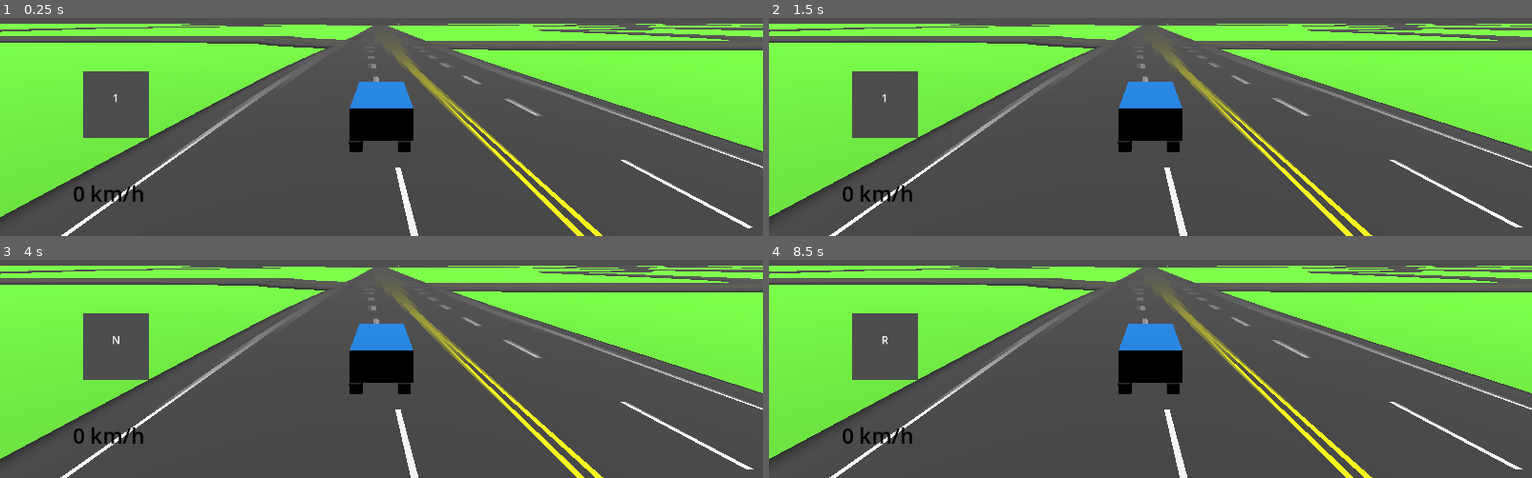
Above: before the commit, frames 1-4 (two rows, left to right).
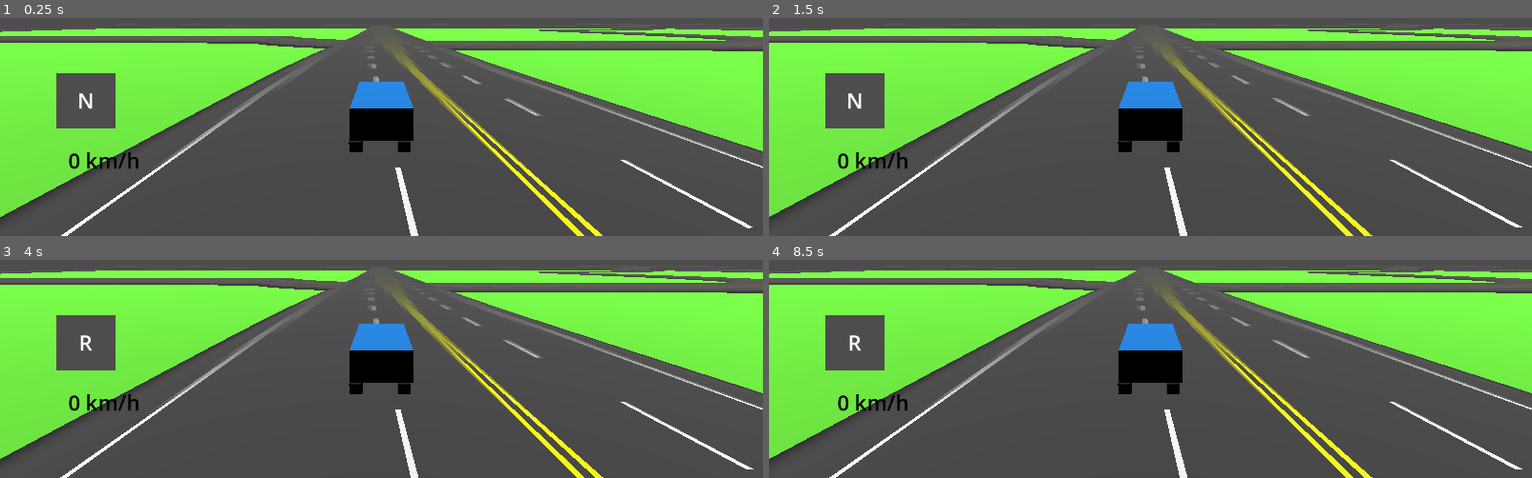
Above: after the commit, the same moments.

Repository: rabu-dev/racingcar
Game: Godot game, scene res://escena/escenas de pruebas.tscn
Two runs of this game, one before a commit and one after it. Both use one fixed random seed, a clock stepped at 60 frames per second and the inputs below.
Inputs (mouse positions are in pixels of both pictures, inside the frame that each line leads up to):
- Up to frame 1 (0.25 s): no input
- Up to frame 2 (1.5 s): tap Enter at 0.5 s; move the mouse to (outside the picture) at 0.52 s; hold Right (ui_right) 0.53-1.25 s; tap E at 0.6 s; click (outside the picture) at 0.67 s; tap Q at 0.8 s; tap Space at 1.25 s; drag from (997, 44) to (1112, 107) at 1.27 s
- Up to frame 3 (4 s): tap Enter at 2, 3.5 s; move the mouse to (outside the picture) at 2.02 s; hold Right (ui_right) 2.03-2.75 s; tap E at 2.1 s; click (outside the picture) at 2.17 s; tap Q at 2.3, 3.8 s; tap Space at 2.75 s; drag from (343, 349) to (outside the picture) at 2.77 s; move the mouse to (610, 327) at 3.52 s; hold Left (ui_left) from 3.53 s (still down); hold Shift from 3.53 s (still down); click (610, 327) at 3.67 s
- Up to frame 4 (8.5 s): release Left (ui_left) at 4.25 s; release Shift at 4.25 s; tap Space at 4.25 s; drag from (outside the picture) to (outside the picture) at 4.27 s; move the mouse to (1188, 264) at 5.02 s; hold Down (ui_down) 5.03-5.75 s; tap E at 5.1, 6.6 s; click (1188, 264) at 5.17 s; tap Q at 5.3, 6.8, 8.3 s; drag from (outside the picture) to (997, 286) at 5.77 s; move the mouse to (outside the picture) at 6.52 s; hold Up (ui_up) 6.53-7.25 s; click (outside the picture) at 6.67 s; drag from (997, 286) to (1112, 349) at 7.27 s; move the mouse to (outside the picture) at 8.02 s; hold Down (ui_down) from 8.03 s (still down); hold Shift from 8.03 s (still down); click (outside the picture) at 8.17 s

The runs differ from the first frame. In frame 1, 4.5% of the frame differs, in the area x 0-100%, y 2-85%; in frame 2, 4.5%; in frame 3, 4.5%; in frame 4, 4.5%.

Commit message:
version 0.0.0.3

Diff:
--- a/escena/escenas de pruebas.tscn
+++ b/escena/escenas de pruebas.tscn
@@ -17,6 +17,9 @@
 
 [sub_resource type="ViewportTexture" id="ViewportTexture_g5en1"]
 viewport_path = NodePath("TextureRect/SubViewport")
+
+[sub_resource type="LabelSettings" id="LabelSettings_t7r8i"]
+font_size = 32
 
 [sub_resource type="PhysicsMaterial" id="PhysicsMaterial_ulaj6"]
 
@@ -47,34 +50,43 @@
 transform = Transform3D(1, 0, 0, 0, 0.081694975, 0.99665743, 0, -0.99665743, 0.081694975, 0, 9.3780365, 0)
 
 [node name="Medirvelocidad" type="Label" parent="." unique_id=730000616]
-offset_left = 74.0
-offset_top = 545.0
-offset_right = 255.0
-offset_bottom = 622.0
+offset_left = 67.0
+offset_top = 495.0
+offset_right = 248.0
+offset_bottom = 572.0
 label_settings = SubResource("LabelSettings_t74bq")
 horizontal_alignment = 1
 vertical_alignment = 1
+metadata/_edit_use_anchors_ = true
 
 [node name="TextureRect" type="TextureRect" parent="." unique_id=1647866109]
-offset_left = 125.0
-offset_top = 399.0
-offset_right = 225.0
-offset_bottom = 499.0
+anchors_preset = -1
+offset_left = 85.0
+offset_top = 401.0
+offset_right = 174.0
+offset_bottom = 485.0
 texture = SubResource("ViewportTexture_g5en1")
+metadata/_edit_use_anchors_ = true
 
 [node name="SubViewport" type="SubViewport" parent="TextureRect" unique_id=1743309200]
-size = Vector2i(100, 100)
+size = Vector2i(50, 50)
 size_2d_override_stretch = true
 render_target_update_mode = 4
 
 [node name="marcha" type="Label" parent="." unique_id=826753323]
-offset_left = 114.0
-offset_top = 408.0
-offset_right = 237.0
-offset_bottom = 470.0
-text = "marcha"
+anchors_preset = -1
+anchor_left = -1.562
+anchor_top = -3.801
+anchor_right = -1.562
+anchor_bottom = -3.801
+offset_left = 1862.4241
+offset_top = 2870.048
+offset_right = 1996.4238
+offset_bottom = 2942.048
+label_settings = SubResource("LabelSettings_t7r8i")
 horizontal_alignment = 1
 vertical_alignment = 1
+metadata/_edit_use_anchors_ = true
 
 [node name="RoadManager" type="Node3D" parent="." unique_id=2059700818]
 transform = Transform3D(1, 0, 0, 0, 1, 0, 0, 0, 1, -58.518272, 0.5, -3.649)
@@ -901,10 +913,77 @@
 traffic_dir = Array[int]([2, 2, 1, 1])
 lanes = Array[int]([2, 4, 4, 2])
 
+[node name="Road_010" type="Node3D" parent="RoadManager" unique_id=483559025]
+transform = Transform3D(1, 0, 0, 0, 1, 0, 0, 0, 1, 466.85284, 0, 829.9366)
+script = ExtResource("3_t7r8i")
+use_lowpoly_preview = true
+edge_containers = Array[NodePath]([NodePath(""), NodePath("")])
+edge_rp_targets = Array[NodePath]([NodePath(""), NodePath("")])
+edge_rp_target_dirs = Array[int]([-1, -1])
+edge_rp_locals = Array[NodePath]([NodePath("RP_001"), NodePath("RP_006")])
+edge_rp_local_dirs = Array[int]([0, 1])
+
+[node name="RP_001" type="Node3D" parent="RoadManager/Road_010" unique_id=1307531754]
+transform = Transform3D(0.251699, -0.00062272325, 0.9678054, 0, 0.9999998, 0.00064343837, -0.96780556, -0.00016195279, 0.25169894, 0, 0.25, 0)
+script = ExtResource("4_sghm6")
+traffic_dir = Array[int]([2, 2, 1, 1])
+lanes = Array[int]([2, 4, 4, 2])
+next_mag = 194.2688
+prior_pt_init = NodePath("../RP_002")
+
+[node name="RP_002" type="Node3D" parent="RoadManager/Road_010" unique_id=1156196680]
+transform = Transform3D(0.251699, -3.662703e-12, 0.9678056, 1.4551917e-11, 1, 0, -0.96780556, 1.4083426e-11, 0.251699, -376.02878, 0, -97.794495)
+script = ExtResource("4_sghm6")
+traffic_dir = Array[int]([2, 2, 1, 1])
+lanes = Array[int]([2, 4, 4, 2])
+prior_mag = 130.43848
+next_mag = 194.2688
+prior_pt_init = NodePath("../RP_003")
+next_pt_init = NodePath("../RP_001")
+
+[node name="RP_003" type="Node3D" parent="RoadManager/Road_010" unique_id=1101803049]
+transform = Transform3D(-0.79065615, 4.5279184e-12, 0.61226046, 5.726786e-12, 1, -2.1684043e-19, -0.61226046, 3.5062845e-12, -0.79065615, -612.68994, 0, 11.970215)
+script = ExtResource("4_sghm6")
+traffic_dir = Array[int]([2, 2, 1, 1])
+lanes = Array[int]([2, 4, 4, 2])
+prior_mag = 119.701744
+next_mag = 130.43848
+prior_pt_init = NodePath("../RP_004")
+next_pt_init = NodePath("../RP_002")
+
+[node name="RP_004" type="Node3D" parent="RoadManager/Road_010" unique_id=263741146]
+transform = Transform3D(0.73135895, 6.730497e-13, 0.68199277, -9.202728e-13, 1, 0, -0.68199277, -6.276194e-13, 0.73135895, -841.10156, 0, -59.738525)
+script = ExtResource("4_sghm6")
+traffic_dir = Array[int]([2, 2, 1, 1])
+lanes = Array[int]([2, 4, 4, 2])
+prior_mag = 127.859886
+next_mag = 119.701744
+prior_pt_init = NodePath("../RP_005")
+next_pt_init = NodePath("../RP_003")
+
+[node name="RP_005" type="Node3D" parent="RoadManager/Road_010" unique_id=1822734753]
+transform = Transform3D(0.9118, 7.9455073e-13, 0.4106345, -8.7140896e-13, 1, 0, -0.4106345, -3.5783057e-13, 0.9118, -982.2267, 0, -272.99023)
+script = ExtResource("4_sghm6")
+traffic_dir = Array[int]([2, 2, 1, 1])
+lanes = Array[int]([2, 4, 4, 2])
+prior_mag = 71.66697
+next_mag = 127.859886
+prior_pt_init = NodePath("../RP_006")
+next_pt_init = NodePath("../RP_004")
+
+[node name="RP_006" type="Node3D" parent="RoadManager/Road_010" unique_id=1661117536]
+transform = Transform3D(0.99231446, 8.263228e-13, 0.123741716, -8.327227e-13, 1, 6.7762636e-21, -0.123741716, -1.0304254e-13, 0.99231446, -1020.724, 0, -411.05753)
+script = ExtResource("4_sghm6")
+traffic_dir = Array[int]([2, 2, 1, 1])
+lanes = Array[int]([2, 4, 4, 2])
+prior_mag = 71.66697
+next_mag = 71.66697
+next_pt_init = NodePath("../RP_005")
+
 [node name="StaticBody3D" type="StaticBody3D" parent="." unique_id=501039863]
 
 [node name="MeshInstance3D" type="MeshInstance3D" parent="StaticBody3D" unique_id=253920584]
-transform = Transform3D(1, 0, 0, 0, 1, 0, 0, 0, 1, 0, -1.5540161, 0)
+transform = Transform3D(1, 0, 0, 0, 1, 0, 0, 0, 1, -33.30638, -28.521622, -27.98999)
 mesh = SubResource("BoxMesh_t7r8i")
 
 [node name="CollisionShape3D" type="CollisionShape3D" parent="StaticBody3D" unique_id=1486986714]
--- a/escena/vehicle_body_3d.tscn
+++ b/escena/vehicle_body_3d.tscn
@@ -1,6 +1,7 @@
 [gd_scene format=3 uid="uid://dg5q8dxssdck4"]
 
 [ext_resource type="Script" uid="uid://ce8s2xidvfn3i" path="res://scripts/vehicle_body_3d.gd" id="1_y61ot"]
+[ext_resource type="AudioStream" uid="uid://4yqvuxtl8p5" path="res://asset/freesound_community-engine-47745.mp3" id="2_bop24"]
 
 [sub_resource type="PhysicsMaterial" id="PhysicsMaterial_y61ot"]
 resource_local_to_scene = true
@@ -17,7 +18,7 @@
 
 [sub_resource type="CylinderMesh" id="CylinderMesh_y61ot"]
 
-[node name="VehicleBody3D" type="VehicleBody3D" unique_id=1823336173]
+[node name="VehicleBody3D" type="VehicleBody3D" unique_id=1823336173 node_paths=PackedStringArray("motor_audio")]
 transform = Transform3D(1, 0, 0, 0, 1, 0, 0, 0, 1, 0, 1.2192793, 0)
 mass = 1000.0
 physics_material_override = SubResource("PhysicsMaterial_y61ot")
@@ -27,6 +28,7 @@
 angular_damp = 0.4
 script = ExtResource("1_y61ot")
 angulo_giro_max = 0.9
+motor_audio = NodePath("AudioStreamPlayer3D")
 
 [node name="MeshInstance3D" type="MeshInstance3D" parent="." unique_id=1833852127]
 transform = Transform3D(2, 0, 0, 0, 1, 0, 0, 0, 4, 0, 0.1673466, 0)
@@ -36,6 +38,11 @@
 [node name="CollisionShape3D" type="CollisionShape3D" parent="." unique_id=262534810]
 transform = Transform3D(1, 0, 0, 0, 1, 0, 0, 0, 1, 0, 0.24179721, 0)
 shape = SubResource("BoxShape3D_d41w2")
+
+[node name="AudioStreamPlayer3D" type="AudioStreamPlayer3D" parent="." unique_id=794530835]
+stream = ExtResource("2_bop24")
+autoplay = true
+emission_angle_enabled = true
 
 [node name="RuedaAdelatareaIz" type="VehicleWheel3D" parent="." unique_id=552802849]
 transform = Transform3D(1, 0, 0, 0, 1, 0, 0, 0, 1, 0.8, -0.4, 1.2)
--- a/project.godot
+++ b/project.godot
@@ -79,6 +79,10 @@
 ]
 }
 
+[input_devices]
+
+pointing/emulate_touch_from_mouse=true
+
 [internationalization]
 
 locale/test="es"
--- a/scripts/vehicle_body_3d.gd
+++ b/scripts/vehicle_body_3d.gd
@@ -14,21 +14,31 @@
 @export var gear_text: Label
 
 # =====================================================
+# SONIDO DEL MOTOR (MEJORADO)
+# =====================================================
+@export var motor_audio: AudioStreamPlayer3D
+@export var pitch_minimo: float = 0.5
+@export var pitch_maximo: float = 2.5          # Aumentado para acelerones
+@export var velocidad_subida_rpm: float = 8.0  # Qué tan rápido sube al acelerar
+@export var velocidad_bajada_rpm: float = 3.0  # Qué tan rápido baja al soltar
+
+# Variables internas para el sonido
+var rpm_actual: float = 0.8
+var boost_cambio_marcha: float = 0.0  # Spike temporal al cambiar marcha
+
+# =====================================================
 # MARCHAS (R → N → 1-6)
 # =====================================================
-var marcha_actual: int = 1
+var marcha_actual: int = 0
 const MARCHA_MAXIMA: int = 6
-const MARCHA_MINIMA: int = -1  # -1=R, 0=N, 1-6=Marchas
+const MARCHA_MINIMA: int = -1
 
-# Índice en array: [R, N, 1, 2, 3, 4, 5, 6]
-# Para acceder: usar (marcha_actual + 1)
 const VELOCIDADES_MARCHAS = [35, 0, 45, 75, 115, 155, 195, 240]
 const POTENCIA_MARCHAS = [0.6, 0.0, 1.0, 0.85, 0.70, 0.58, 0.48, 0.38]
 
 var ruedas_direccion: Array[VehicleWheel3D] = []
 
 func _ready():
-	# Buscar ruedas direccionales automáticamente
 	for hijo in get_children():
 		if hijo is VehicleWheel3D:
 			if hijo.use_as_steering:
@@ -39,13 +49,18 @@
 	else:
 		print("✅ Dirección OK: ", ruedas_direccion.size(), " ruedas.")
 
+	if motor_audio and not motor_audio.playing:
+		motor_audio.play()
+		rpm_actual = 0.8  # Empezar en ralentí
+
 func _input(event):
-	# Soporte para teclado (Q/E) y Mando (acciones mapeadas)
 	if event.is_action_pressed("subir_marcha") or (event is InputEventKey and event.pressed and event.keycode == KEY_E):
 		cambiar_marcha(1)
+		boost_cambio_marcha = 0.6  # SPIKE de revoluciones al cambiar
 		print("⚙️ Marcha Manual+: ", obtener_texto_marcha())
 	elif event.is_action_pressed("bajar_marcha") or (event is InputEventKey and event.pressed and event.keycode == KEY_Q):
 		cambiar_marcha(-1)
+		boost_cambio_marcha = 0.4  # Spike menor al bajar marcha
 		print("⚙️ Marcha Manual-: ", obtener_texto_marcha())
 
 func cambiar_marcha(direccion: int):
@@ -61,11 +76,9 @@
 
 func _physics_process(delta):
 	# ==========================================
-	# 1. DIRECCIÓN (Soportando Teclado y Stick del Mando)
+	# 1. DIRECCIÓN
 	# ==========================================
-
 	var giro_input = 0.0
-
 	giro_input = Input.get_axis("ui_right", "ui_left")
 
 	if giro_input == 0.0:
@@ -74,14 +87,13 @@
 		elif Input.is_key_pressed(KEY_D):
 			giro_input = -1.0
 
-	# Aplicar el giro a las ruedas
 	if not ruedas_direccion.is_empty():
 		var target_giro = giro_input * angulo_giro_max
 		for rueda in ruedas_direccion:
 			rueda.steering = lerp(rueda.steering, target_giro, delta * 10.0)
 
 	# ==========================================
-	# 2. MOTOR Y FRENOS (R/N/1-6)
+	# 2. MOTOR Y FRENOS
 	# ==========================================
 	var velocidad_kmh = linear_velocity.length() * 3.6
 
@@ -93,10 +105,7 @@
 	if Input.is_key_pressed(KEY_S) or Input.is_action_pressed("frenar"):
 		freno_input = 1.0
 
-	# Índice del array (marcha_actual va de -1 a 6, array de 0 a 7)
 	var indice_array = marcha_actual + 1
-
-	# Control de velocidad por marchas
 	var limite_marcha = VELOCIDADES_MARCHAS[indice_array]
 	var factor_potencia = 1.0
 
@@ -104,18 +113,46 @@
 		var exceso = velocidad_kmh - limite_marcha
 		factor_potencia = clamp(1.0 - (exceso / 40.0), 0.1, 1.0)
 
-	# Aplicar fuerza del motor
-	if marcha_actual == -1:  # Marcha atrás
+	if marcha_actual == -1:
 		engine_force = -acel_input * fuerza_motor * POTENCIA_MARCHAS[indice_array]
-	elif marcha_actual == 0:  # Neutra (sin fuerza)
+	elif marcha_actual == 0:
 		engine_force = 0.0
-	else:  # Marchas normales 1-6
+	else:
 		engine_force = acel_input * fuerza_motor * factor_potencia * POTENCIA_MARCHAS[indice_array]
 
 	brake = freno_input * fuerza_freno
 
 	# ==========================================
-	# 3. INTERFAZ (UI)
+	# 3. SONIDO DEL MOTOR (MEJORADO)
+	# ==========================================
+	if motor_audio:
+		# Calcular RPM objetivo basado en velocidad
+		var rpm_objetivo = 0.8  # Ralentí base
+
+		if marcha_actual > 0:
+			var progreso_marcha = velocidad_kmh / max(VELOCIDADES_MARCHAS[indice_array], 1.0)
+			rpm_objetivo = 0.8 + (progreso_marcha * 1.0)
+		elif marcha_actual == -1:
+			rpm_objetivo = 0.8 + (velocidad_kmh / 35.0) * 0.5
+
+		# Si está ACELERANDO, subir RPM agresivamente
+		if acel_input > 0.0:
+			rpm_objetivo += 0.8  # Boost grande al acelerar
+			# Interpolación RÁPIDA cuando aceleras
+			rpm_actual = lerp(rpm_actual, rpm_objetivo, delta * velocidad_subida_rpm)
+		else:
+			# Interpolación LENTA cuando sueltas (más realista)
+			rpm_actual = lerp(rpm_actual, rpm_objetivo, delta * velocidad_bajada_rpm)
+
+		# Aplicar el boost del cambio de marcha (se va reduciendo)
+		boost_cambio_marcha = lerp(boost_cambio_marcha, 0.0, delta * 4.0)
+
+		# Pitch final = RPM actual + boost temporal
+		var pitch_final = clamp(rpm_actual + boost_cambio_marcha, pitch_minimo, pitch_maximo)
+		motor_audio.pitch_scale = pitch_final
+
+	# ==========================================
+	# 4. INTERFAZ (UI)
 	# ==========================================
 	if display_velocidad:
 		display_velocidad.text = "%d km/h" % int(velocidad_kmh)
Not shown, added: asset/freesound_community-engine-47745.mp3.import
Not shown, added: asset/tanweraman-car-throttle-static-337873.mp3.import
Not shown, added: asset/freesound_community-engine-47745.mp3
Not shown, added: asset/tanweraman-car-throttle-static-337873.mp3
